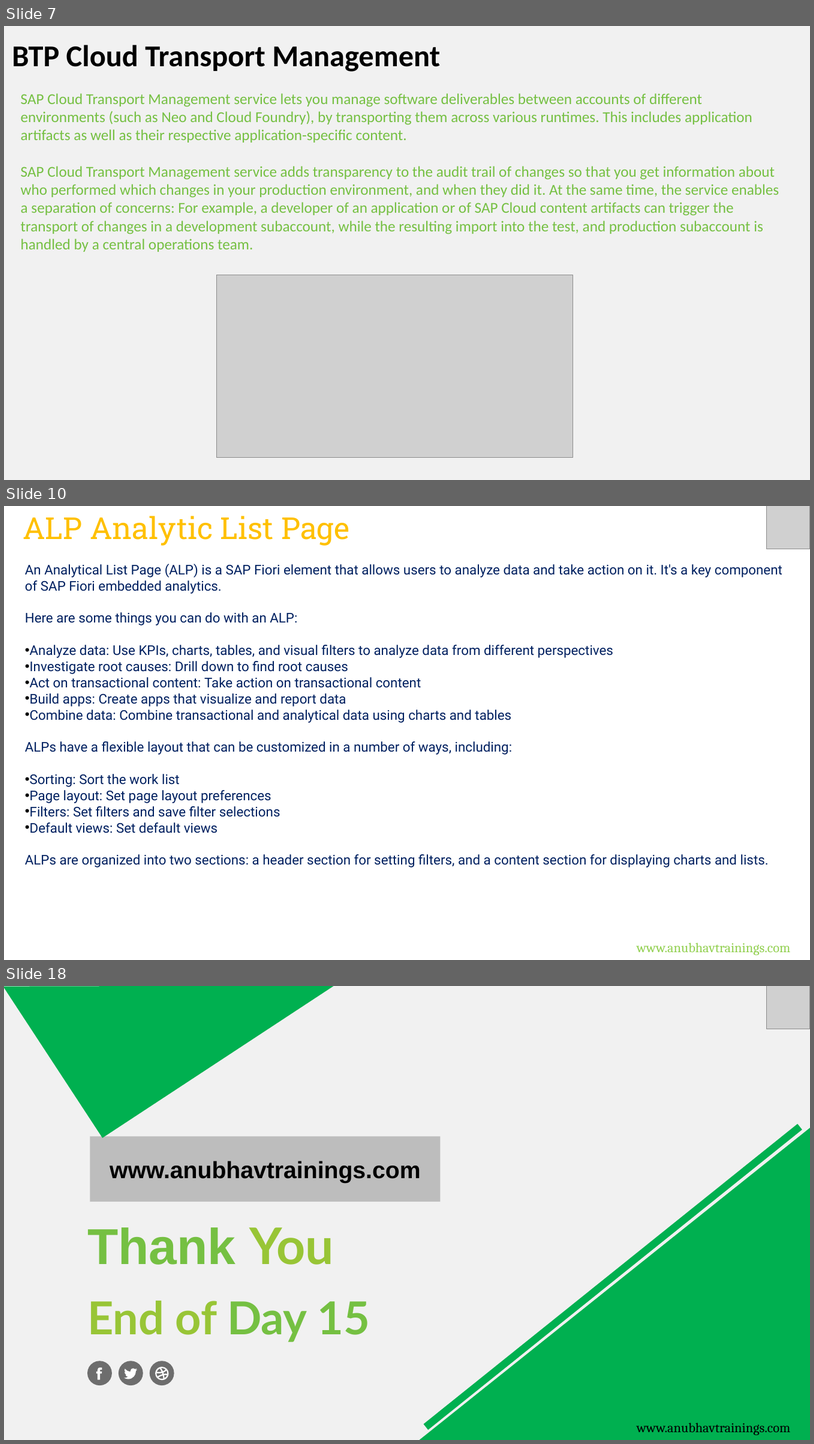
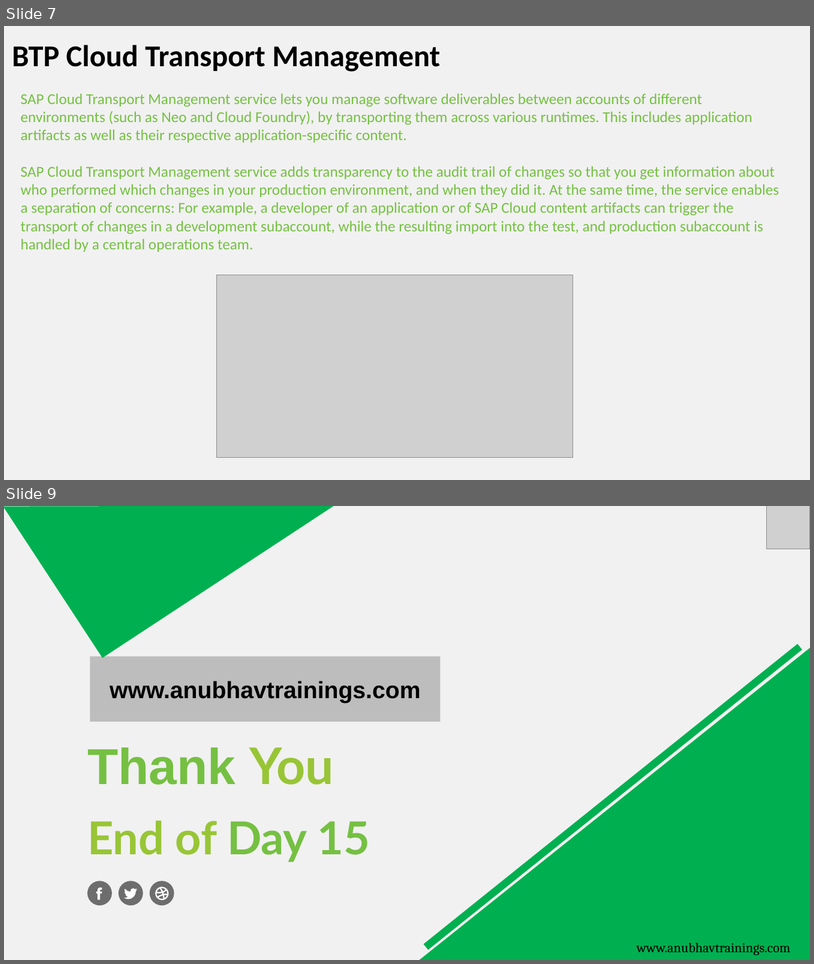
Before and after one commit to tprudhvisap/RAP_Training_Applied_Materials, a slide deck: Day 15/DAY-15.pptx. Shown one above the other, each under a label of ours: slides 7, 10 and 18 before the commit, slides 7 and 9 after it; the slides between them are not shown. The pictures are 814x1444 and 814x964 pixels, drawn with LibreOffice and Linux fonts; fonts in the diff are those of the drawing; grey boxes stand for pictures. Boxes give left, top, right and bottom in pixels: in the first picture for what was removed or moved away, otherwise in the second. Text is boxed around its words. In the diff, an @@ line names an element or a change of style, - is before the commit and + after.

```diff
--- a/Day 15/DAY-15.pptx
+++ b/Day 15/DAY-15.pptx
@@ slide 10 removed at box(4, 506, 810, 960), background #FFFFFF @@
@@ text removed at box(23, 516, 350, 546) @@
-ALP Analytic List Page
@@ picture removed at box(767, 506, 810, 549) @@
@@ text removed at box(25, 564, 783, 867) @@
-An Analytical List Page (ALP) is a SAP Fiori element that allows users to analyze data and take action on it. It's a key component of SAP Fiori embedded analytics.
-Here are some things you can do with an ALP:
-• Analyze data: Use KPIs, charts, tables, and visual filters to analyze data from different perspectives
-• Investigate root causes: Drill down to find root causes
-• Act on transactional content: Take action on transactional content
-• Build apps: Create apps that visualize and report data
-• Combine data: Combine transactional and analytical data using charts and tables
-ALPs have a flexible layout that can be customized in a number of ways, including:
-• Sorting: Sort the work list
-• Page layout: Set page layout preferences
-• Filters: Set filters and save filter selections
-• Default views: Set default views
-ALPs are organized into two sections: a header section for setting filters, and a content section for displaying charts and lists.
@@ text removed at box(637, 942, 791, 955) @@
-www.anubhavtrainings.com
@@ what was slide 18 is now slide 9 @@
```
Also in this commit, not shown: 8 other slides removed, 1 other file.
